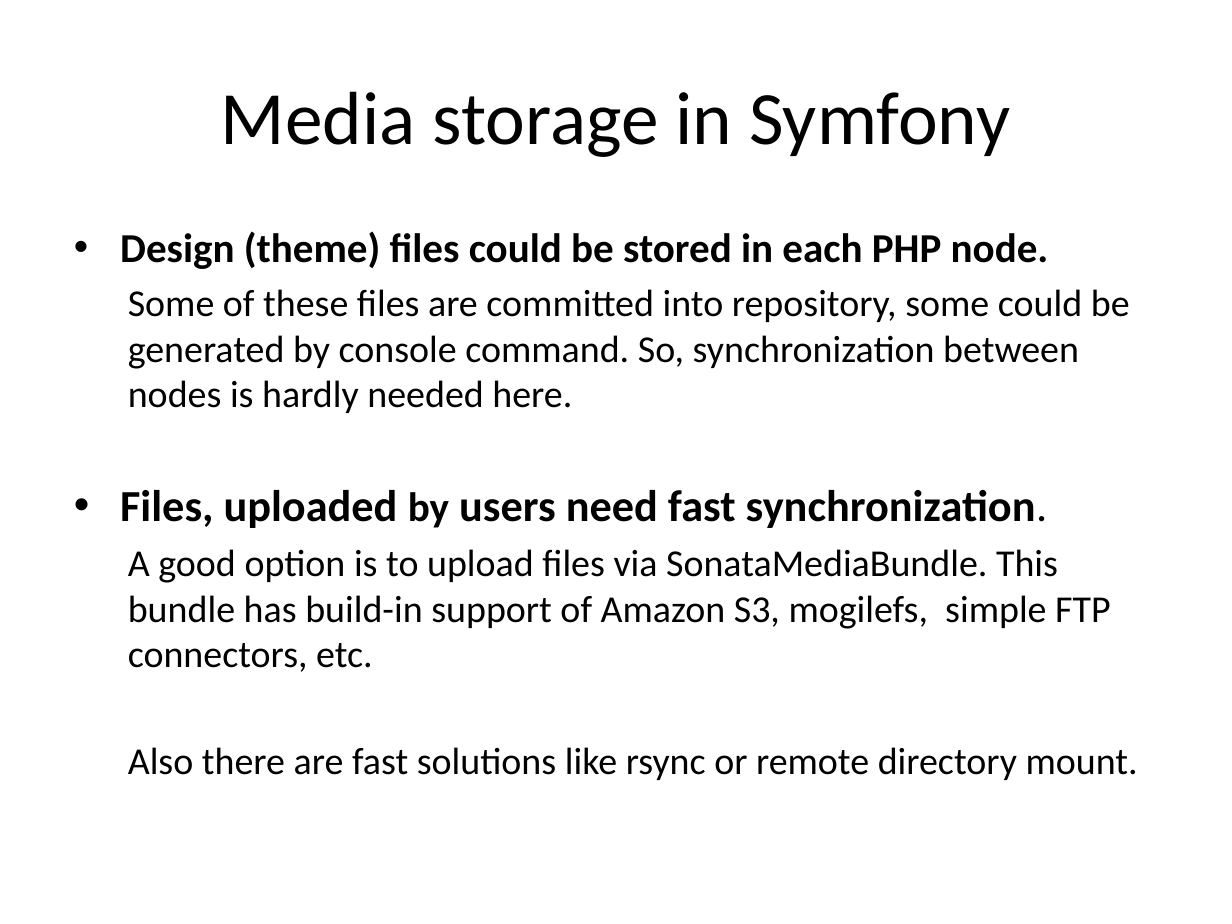
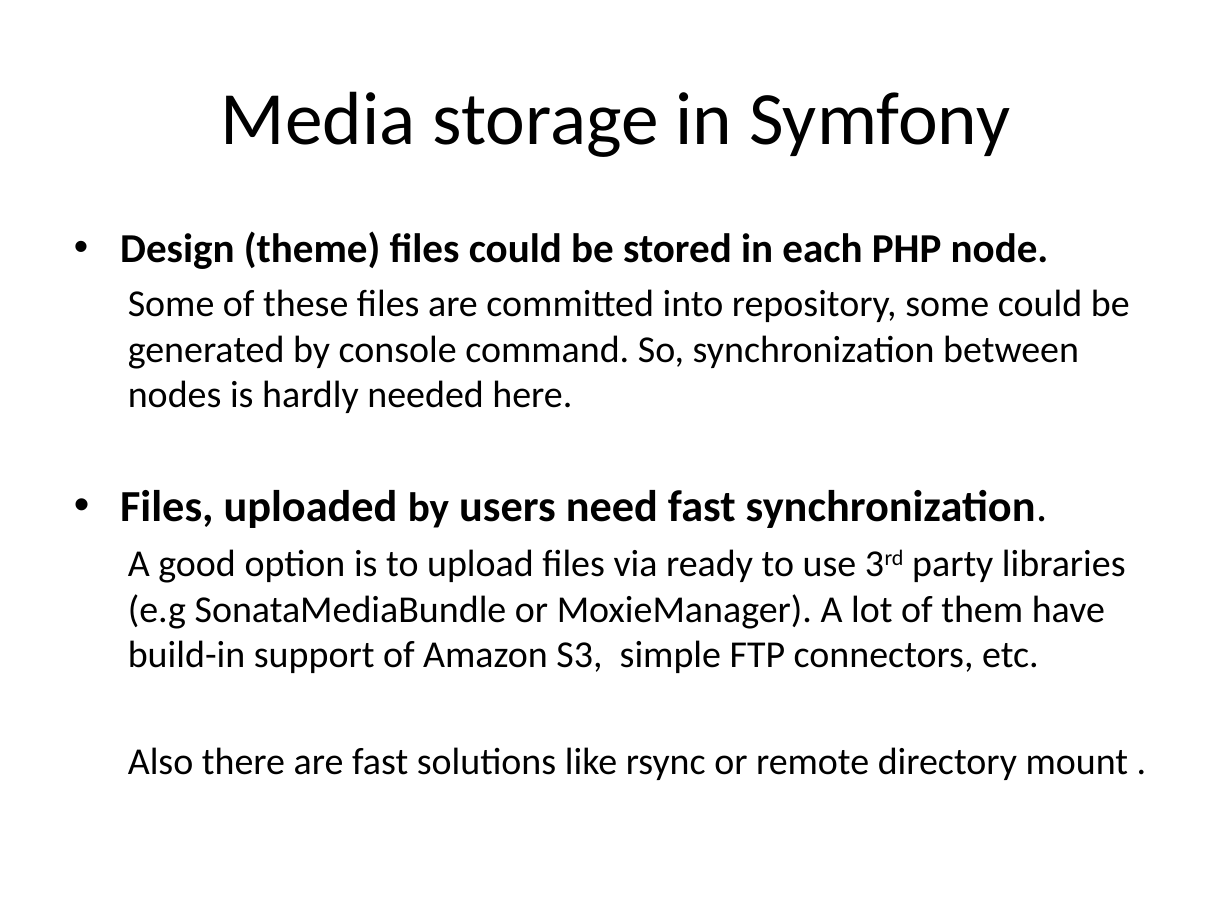
Before and after one commit to e-moe/sf-levi9, a slide deck: slide 7 of assets/workshop_3_highload.pptx. Drawn at 1232x924 pixels with LibreOffice and Linux fonts; fonts in the diff are those of the drawing. Boxes give left, top, right and bottom in pixels: in the first picture for what was removed or moved away, otherwise in the second. Text is boxed around its words. In the diff, an @@ line names an element or a change of style, - is before the commit and + after.

Commit message:
pptx update

```diff
--- a/assets/workshop_3_highload.pptx
+++ b/assets/workshop_3_highload.pptx
@@ text at <box>128,549,1129,780</box>: text changed @@
-  A good option is to upload files via SonataMediaBundle. This bundle has build-in support of Amazon S3, mogilefs, simple FTP connectors, etc.
-  Also there are fast solutions like rsync or remote directory mount.
+  A good option is to upload files via ready to use 3rd party libraries (e.g SonataMediaBundle or MoxieManager). A lot of them have build-in support of Amazon S3, simple FTP connectors, etc.
+  Also there are fast solutions like rsync or remote directory mount .
```
Also in this commit, not shown: 6 other slides changed.
